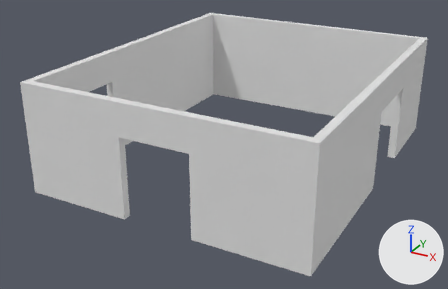
Before and after pictures for a commit that changed the FBX model RE_Object_2.fbx.
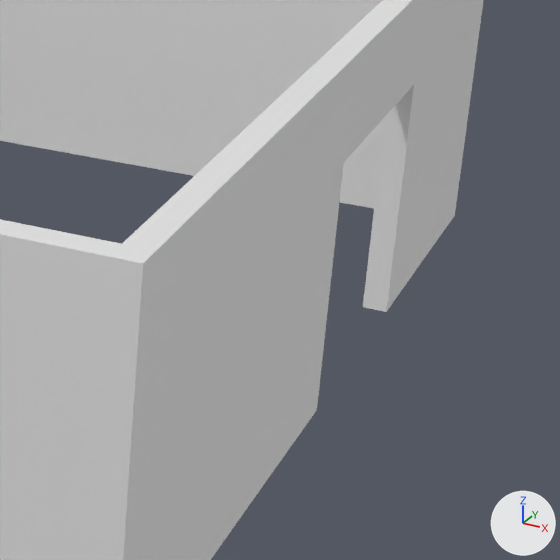
Each version is shown whole from a 50 mm lens placed at (41.6, -32.9, 16.9), pointed at (23.5, 0.2, 0.3), then close up on the part from 62% to 100% of the width and 22% to 81% of the height. The lights are fixed; the arrows at lower right show +X, +Y and +Z. Where no turn or scale is listed for an object, it has been applied to the vertices.
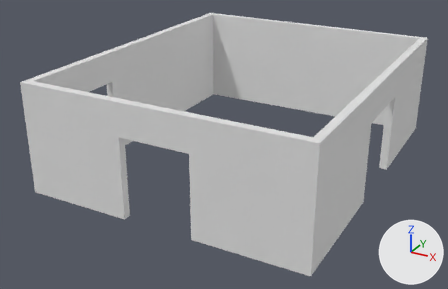
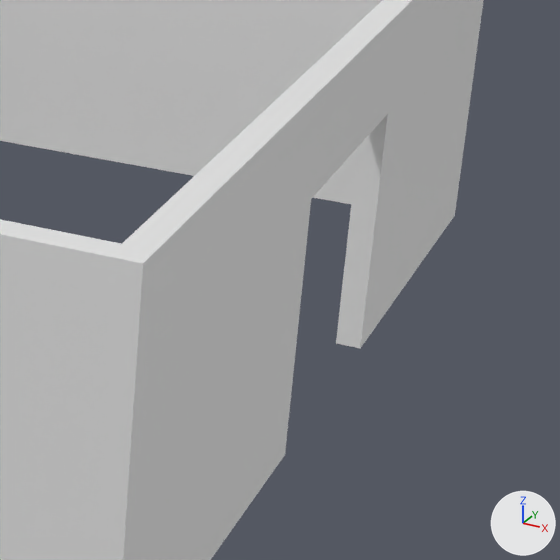
Diff of the bpy script that builds the scene:
```diff
--- a/RE_Object_2.fbx.py
+++ b/RE_Object_2.fbx.py
@@ me_cube_001 @@
 me_cube_001.from_pydata(...)  # 74 vertices, 58 faces; spans x 41.4..59.3, y -3.5..18.0, z -1.0..6.0
 # used by ob_object_2; location = (-26.01, -5.55, 0.0)
 # before: 42 (58.8, 6.9, 4.0), 43 (58.8, 6.9, -1.0), 44 (59.3, 6.9, 4.0) at pixel (343, 162), 45 (59.3, 6.9, -1.0) at pixel (316, 409), 52 (58.8, 11.9, 4.0)
 # before: 53 (58.8, 11.9, -1.0) at pixel (362, 307), 54 (59.3, 11.9, 4.0) at pixel (413, 84), 55 (59.3, 11.9, -1.0) at pixel (386, 311)
+# me_cube_001 part 1
+for i in [*range(42, 46), *range(52, 56)]: me_cube_001.vertices[i].co += Vector((0.0, -2.0, 0.0))
 me_cube_001.materials.append(mat_material)
```

Where the change shows, as pixel boxes (x1, y1, x2, y2) in the close-ups (560 x 560 px; the box of a moved part takes in the faces that stretch with it):
part 1 of me_cube_001, moved or reshaped: (135, 0, 479, 560) in both
